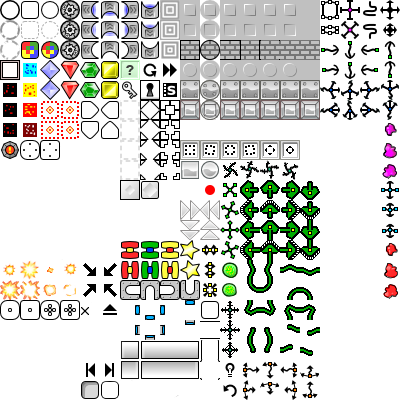
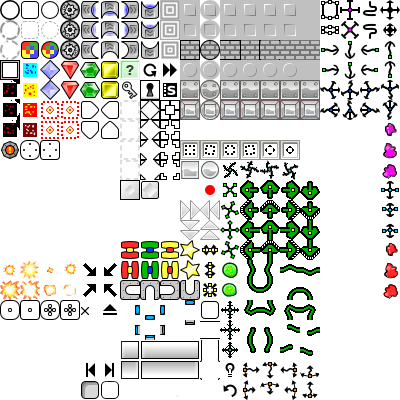
Layers edited between the first and the second 400 x 400 image:
painted on "Capa nueva#3" over (x1=11, y1=80, x2=20, y2=130)
